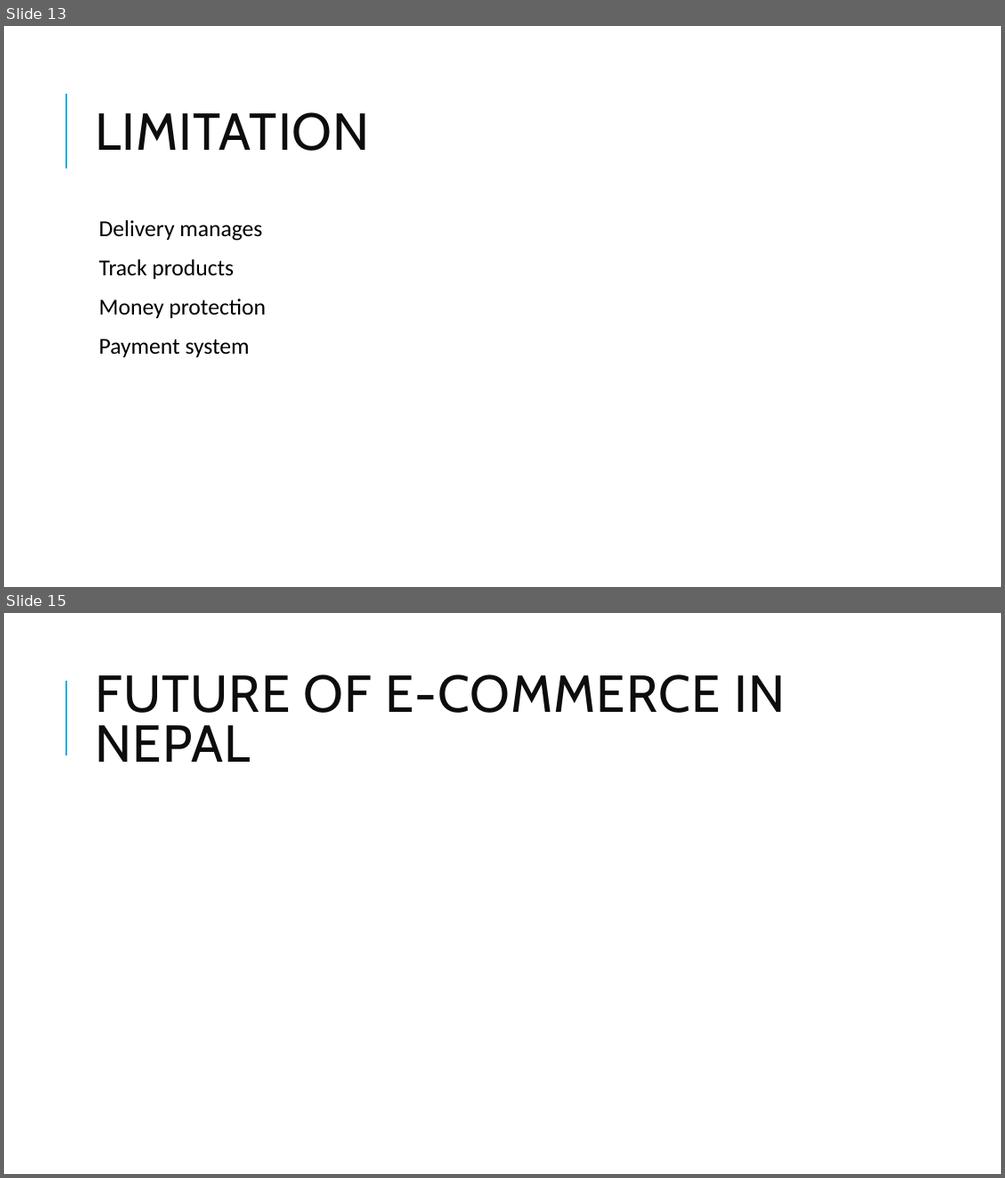
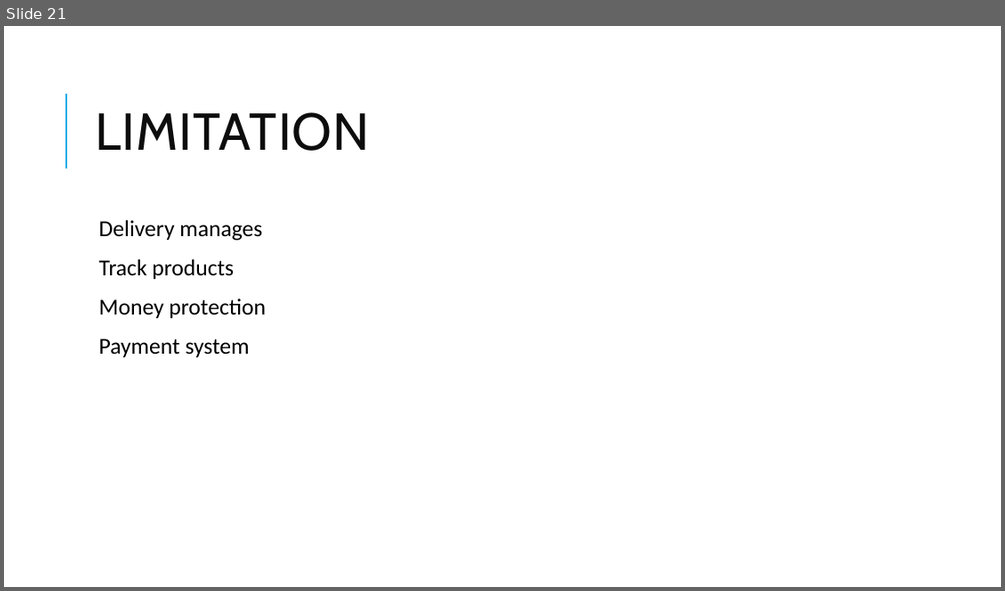
Before and after one commit to admondtamang/e-commerce-cp, a slide deck: E-commerce site.pptx. Shown one above the other, each under a label of ours: slides 13 and 15 before the commit, slide 21 after it; the slides between them are not shown. The pictures are 1005x1178 and 1005x591 pixels, drawn with LibreOffice and Linux fonts; fonts in the diff are those of the drawing. Boxes give left, top, right and bottom in pixels: in the first picture for what was removed or moved away, otherwise in the second. Text is boxed around its words. In the diff, an @@ line names an element or a change of style, - is before the commit and + after.

```diff
--- a/E-commerce site.pptx
+++ b/E-commerce site.pptx
@@ slide 15 removed at bbox=[4, 613, 1001, 1174], background #FFFFFF; not listed: 1 template element that a slide beside it also shows @@
@@ title removed at bbox=[95, 674, 785, 762] @@
-FUTURE OF E-COMMERCE IN NEPAL
@@ what was slide 13 is now slide 21 @@
```
Also in this commit, not shown: 3 slides changed, 10 slides added, 15 other files.
